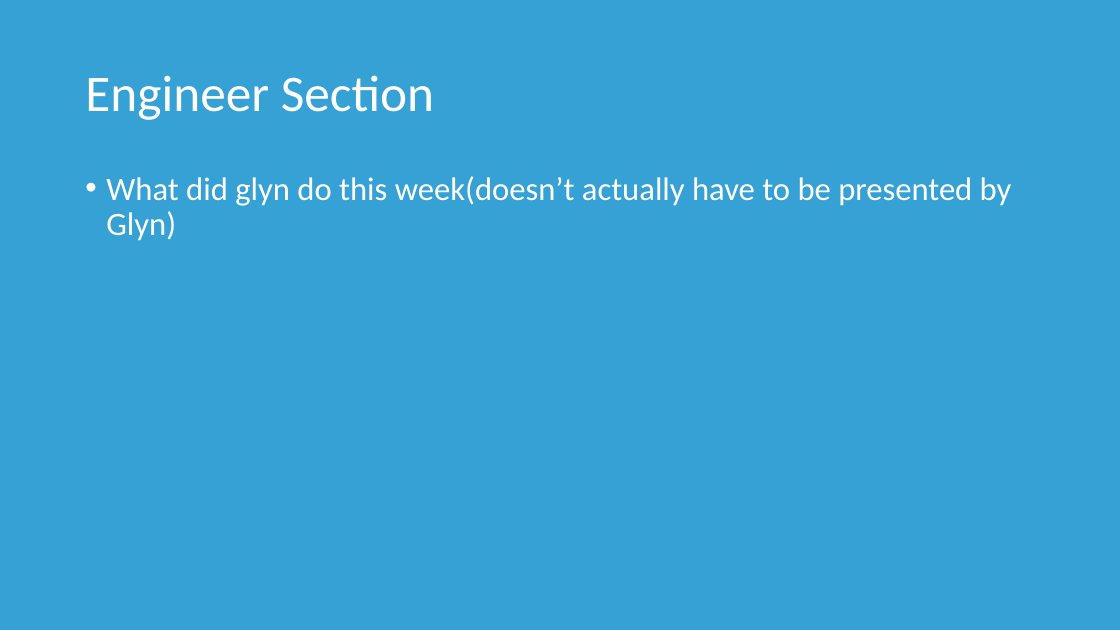
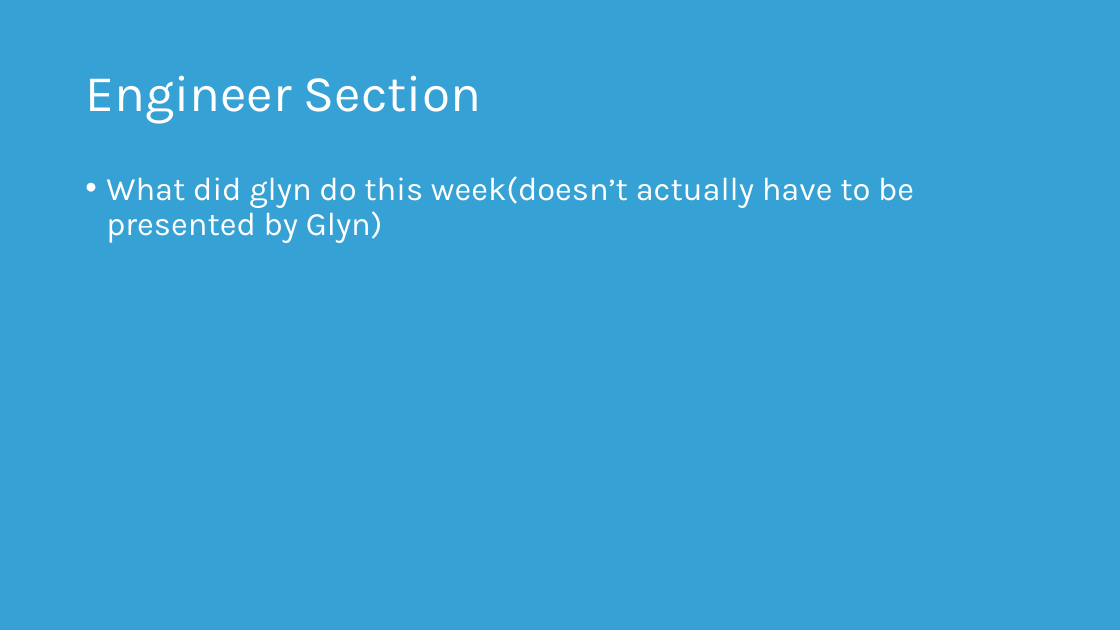
Before and after one commit to GlynLeine/Project-Customer, a slide deck: slide 15 of Design docs/Sprint Review #1.pptx (slide 11 before the commit). Drawn at 1120x630 pixels with LibreOffice and Linux fonts; fonts in the diff are those of the drawing. Boxes give left, top, right and bottom in pixels: in the first picture for what was removed or moved away, otherwise in the second. Text is boxed around its words. In the diff, an @@ line names an element or a change of style, - is before the commit and + after.

Commit message:
more worked out game section

```diff
--- a/Design docs/Sprint Review #1.pptx
+++ b/Design docs/Sprint Review #1.pptx
@@ title "Engineer Section" at (x1=85, y1=75, x2=481, y2=123): font Calibri to Karla @@
@@ text "What did glyn do this ..." at (x1=106, y1=176, x2=914, y2=243): font Calibri to Karla @@
```
Also in this commit, not shown: 9 other slides changed, 7 slides added, 2 slides removed.
